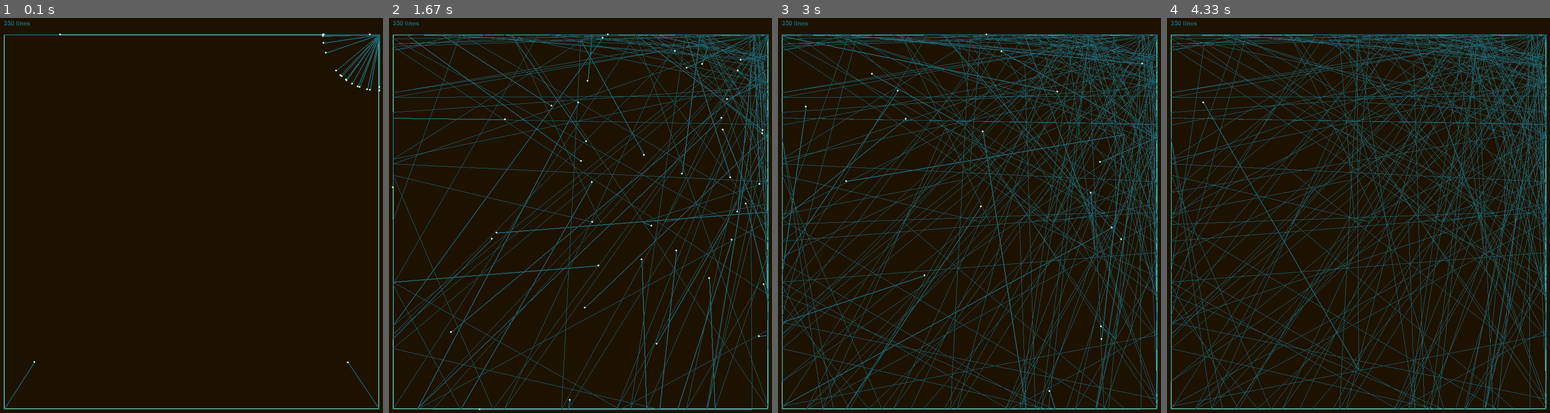
Above: before the commit, frames 1-4 (left to right).
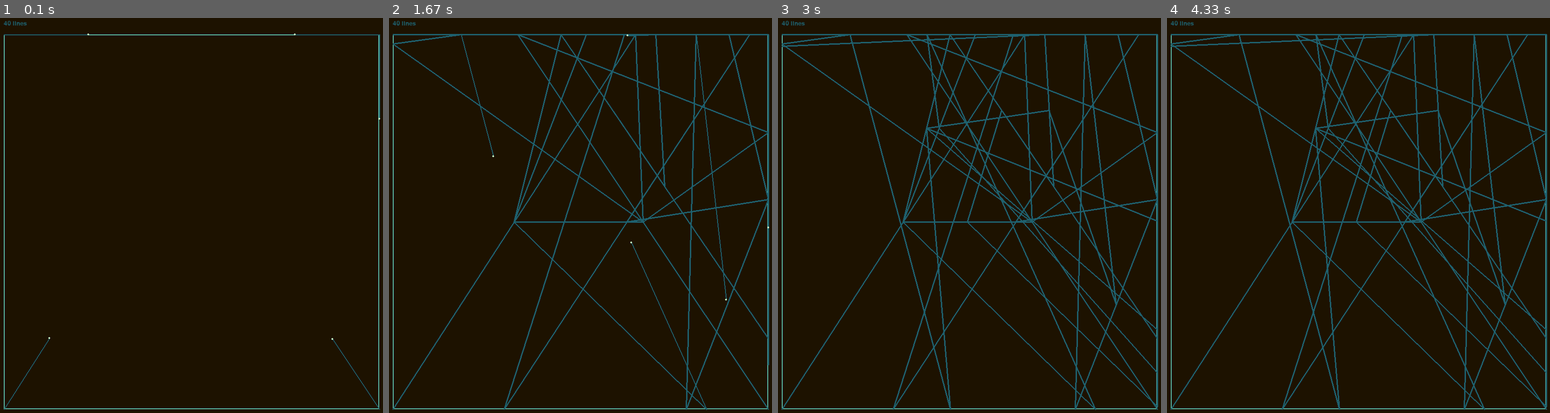
Above: after the commit, the same moments.

Repository: joao-prs/python-tips
Game: pygame game, started from redline_pygame/spider.py
Two runs of this game, one before a commit and one after it. Both use one fixed random seed, a clock stepped at 60 frames per second and the inputs below.
Inputs:
- Up to frame 1 (0.1 s): no input
- Up to frame 2 (1.67 s): no input
- Up to frame 3 (3 s): no input
- Up to frame 4 (4.33 s): no input

The runs differ from the first frame. In frame 1, 0.5% of the frame differs, in the area x 0-100%, y 0-99%; in frame 2, 13%; in frame 3, 19%; in frame 4, 19%, in the area x 0-100%, y 0-100%.

Commit message:
🤖 push automático 🤖

Diff:
--- a/redline_pygame/spider.py
+++ b/redline_pygame/spider.py
@@ -24,19 +24,19 @@
     #(110, 96, 30),    # Amarelo-esverdeado
 ]
 BG_COLOR = (29, 18, 0)
-speed = 20
+speed = 30
 
 # Configurações da área quadrada
 PADDING = 50
 BOX_RECT = pygame.Rect(PADDING, PADDING, WIDTH - 2 * PADDING, HEIGHT - 2 * PADDING)
 
 # Configurações das aranhas
-max_lines = 350    # Número total de linhas
-num_spiders = 45  # Número de aranhas (ajuste conforme necessário)
+max_lines = 40    # Número total de linhas
+num_spiders = 5  # Número de aranhas (ajuste conforme necessário)
 default_dot_radius = 2  # Raio padrão quando a aranha está ativa
 
 #line
-line_size = 1
+line_size = 3
 line_size_creating = 2
 lines_per_spider = max_lines // num_spiders
 
